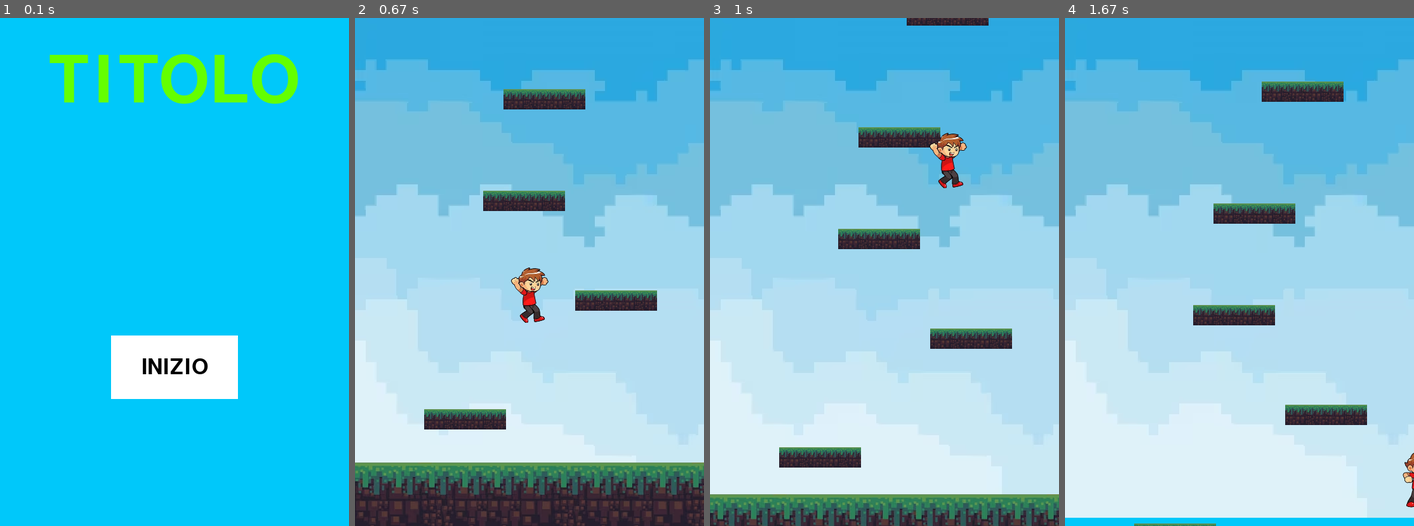
Above: before the commit, frames 1-4 (left to right).
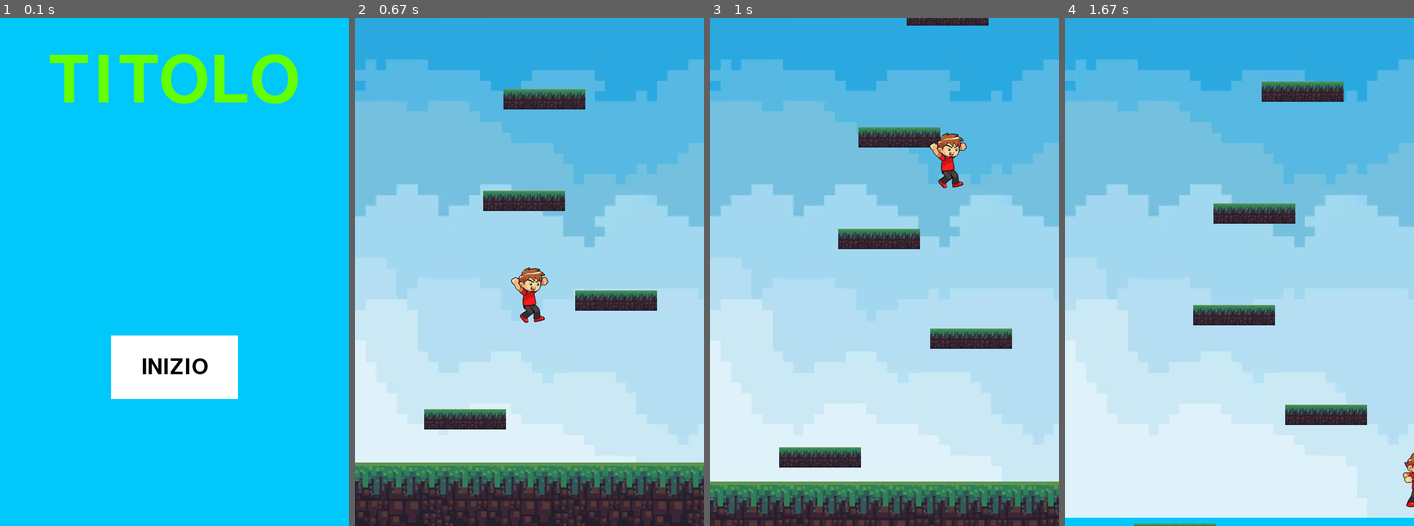
Above: after the commit, the same moments.

Repository: AleBrambilla/pygame-Brambilla-Mariani
Game: pygame game, started from main.py
Two runs of this game, one before a commit and one after it. Both use one fixed random seed, a clock stepped at 60 frames per second and the inputs below.
Inputs (mouse positions are in pixels of both pictures, inside the frame that each line leads up to):
- Up to frame 1 (0.1 s): no input
- Up to frame 2 (0.67 s): press the mouse at (529, 368) at 0.37 s; move the mouse to (567, 312) at 0.47 s; release the mouse at (609, 261) at 0.6 s
- Up to frame 3 (1 s): hold Right from 0.67 s (still down); move the mouse to (870, 134) at 0.7 s
- Up to frame 4 (1.67 s): release Right at 1.13 s; hold Right 1.17-1.63 s

Frames 1-2 are identical in both runs. In frame 3, 6.8% of the frame differs, in the area x 0-100%, y 91-100%; in frame 4, nothing differs.

Commit message:
parziale debug scorrimento piattaforme

Diff:
--- a/main.py
+++ b/main.py
@@ -11,6 +11,9 @@
 def gameover():
 
     global Game_Over, mouse, tasti_mouse
+
+    mouse=pygame.mouse.get_pos()
+    tasti_mouse=pygame.mouse.get_pressed()
 
     screen.fill((0,200,250))
 
@@ -53,7 +56,7 @@
         inizio=False
 
     if not inizio:
-        ground_rect.y+=5
+        ground_rect.y+=3
 
     return ris
 
@@ -73,10 +76,10 @@
 pygame.display.set_caption('Home')
 
 clock = pygame.time.Clock()
-fps = 60
+fps = 50
 
 
-global Game_Over, inizio, mouse, tasti_mouse
+global Game_Over, inizio
 
 Game_Over=True
 inizio=True
@@ -85,6 +88,8 @@
 
     mouse=pygame.mouse.get_pos()
     tasti_mouse=pygame.mouse.get_pressed()
+    #print(mouse, tasti_mouse)
+
     gameover()
 
 
--- a/piattaforme.py
+++ b/piattaforme.py
@@ -26,9 +26,10 @@
                 if not piattaforma.corrente:
                     if piattaforma.rect.colliderect(player.sprite.rect):
                         piattaforme.sprites()[i].corrente=True
-                        print(piattaforma.corrente)
+                        #print(piattaforma.corrente)
                         ris+=1
-                        piattaforme.sprites()[i-1].corrente=False
+                        for j in range(len(piattaforme.sprites()[:i-1:])):
+                            piattaforme.sprites()[j].corrente=False
 
 
     return ris
@@ -37,7 +38,7 @@
     scorri=True
     corrente(piattaforme, player)
     for piattaforma in piattaforme.sprites():
-        if piattaforma.rect.top >=600 and piattaforma.corrente:
+        if piattaforma.rect.top >=700 and piattaforma.corrente:
             scorri=False
 
 
